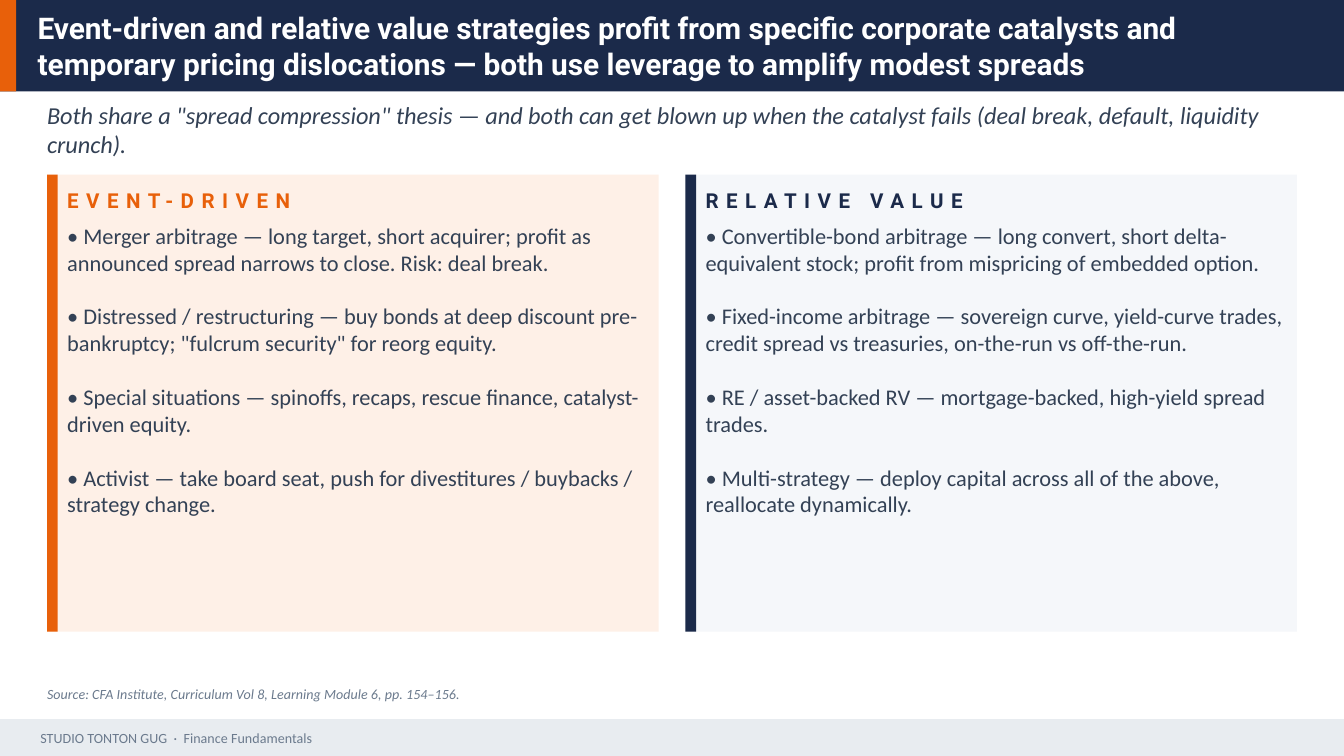
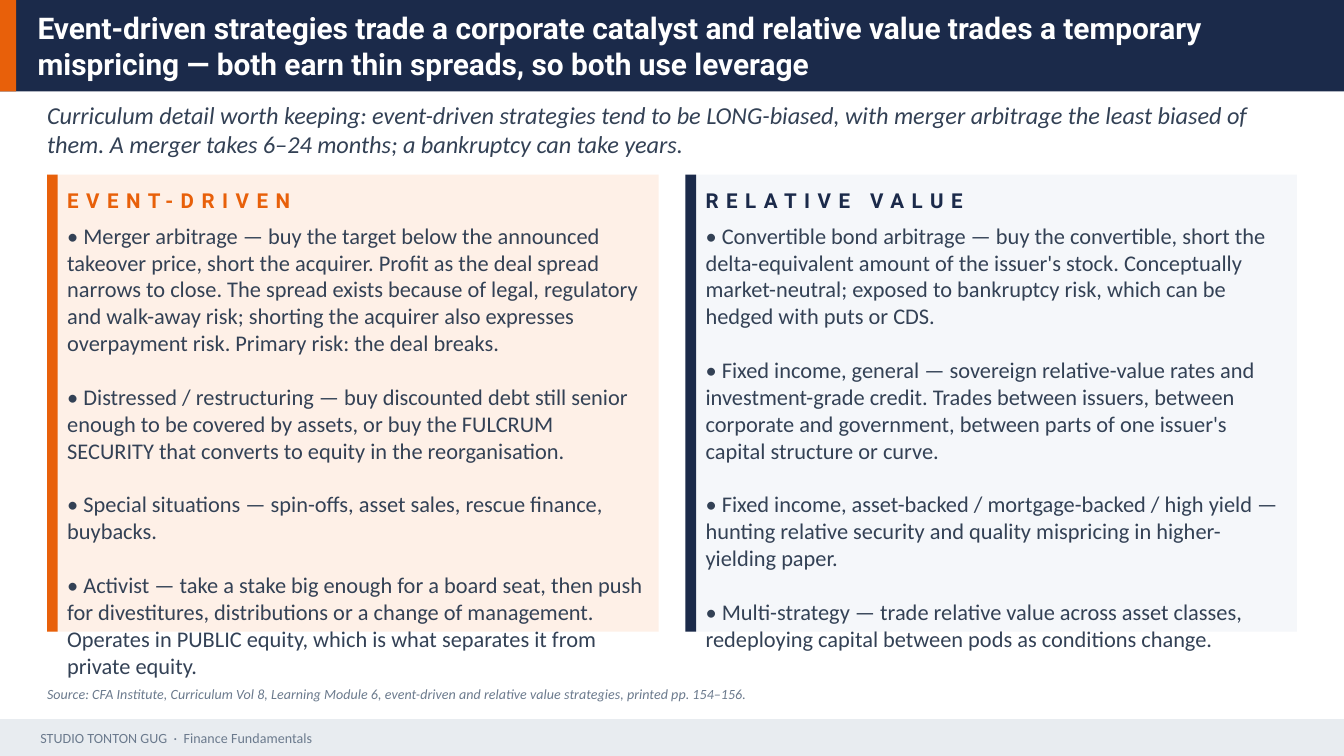
Before and after one commit to Gug4ever/Tonton_Gug_Studio, a slide deck: slide 33 of assets/finance/D19_Alternative_Investments.pptx (slide 32 before the commit). Drawn at 1344x756 pixels with LibreOffice and Linux fonts; fonts in the diff are those of the drawing. Boxes give left, top, right and bottom in pixels: in the first picture for what was removed or moved away, otherwise in the second. Text is boxed around its words. In the diff, an @@ line names an element or a change of style, - is before the commit and + after.

```diff
--- a/assets/finance/D19_Alternative_Investments.pptx
+++ b/assets/finance/D19_Alternative_Investments.pptx
@@ text at (38,16,1201,82): text changed @@
-Event-driven and relative value strategies profit from specific corporate catalysts and temporary pricing dislocations — both use leverage to amplify modest spreads
+Event-driven strategies trade a corporate catalyst and relative value trades a temporary mispricing — both earn thin spreads, so both use leverage
@@ text at (47,107,1247,157): text changed @@
-Both share a "spread compression" thesis — and both can get blown up when the catalyst fails (deal break, default, liquidity crunch).
+Curriculum detail worth keeping: event-driven strategies tend to be LONG-biased, with merger arbitrage the least biased of them. A merger takes 6–24 months; a bankruptcy can take years.
@@ text at (67,228,642,678): text changed @@
-• Merger arbitrage — long target, short acquirer; profit as announced spread narrows to close. Risk: deal break.
-• Distressed / restructuring — buy bonds at deep discount pre-bankruptcy; "fulcrum security" for reorg equity.
-• Special situations — spinoffs, recaps, rescue finance, catalyst-driven equity.
-• Activist — take board seat, push for divestitures / buybacks / strategy change.
+• Merger arbitrage — buy the target below the announced takeover price, short the acquirer. Profit as the deal spread narrows to close. The spread exists because of legal, regulatory and walk-away risk; shorting the acquirer also expresses overpayment risk. Primary risk: the deal breaks.
+• Distressed / restructuring — buy discounted debt still senior enough to be covered by assets, or buy the FULCRUM SECURITY that converts to equity in the reorganisation.
+• Special situations — spin-offs, asset sales, rescue finance, buybacks.
+• Activist — take a stake big enough for a board seat, then push for divestitures, distributions or a change of management. Operates in PUBLIC equity, which is what separates it from private equity.
@@ text at (706,228,1265,624): text changed @@
-• Convertible-bond arbitrage — long convert, short delta-equivalent stock; profit from mispricing of embedded option.
-• Fixed-income arbitrage — sovereign curve, yield-curve trades, credit spread vs treasuries, on-the-run vs off-the-run.
-• RE / asset-backed RV — mortgage-backed, high-yield spread trades.
-• Multi-strategy — deploy capital across all of the above, reallocate dynamically.
+• Convertible bond arbitrage — buy the convertible, short the delta-equivalent amount of the issuer's stock. Conceptually market-neutral; exposed to bankruptcy risk, which can be hedged with puts or CDS.
+• Fixed income, general — sovereign relative-value rates and investment-grade credit. Trades between issuers, between corporate and government, between parts of one issuer's capital structure or curve.
+• Fixed income, asset-backed / mortgage-backed / high yield — hunting relative security and quality mispricing in higher-yielding paper.
+• Multi-strategy — trade relative value across asset classes, redeploying capital between pods as conditions change.
@@ text at (47,689,745,702): text changed @@
-Source: CFA Institute, Curriculum Vol 8, Learning Module 6, pp. 154–156.
+Source: CFA Institute, Curriculum Vol 8, Learning Module 6, event-driven and relative value strategies, printed pp. 154–156.
```
Also in this commit, not shown: 26 other slides changed, 4 slides added, 3 slides removed, 9 other files.
